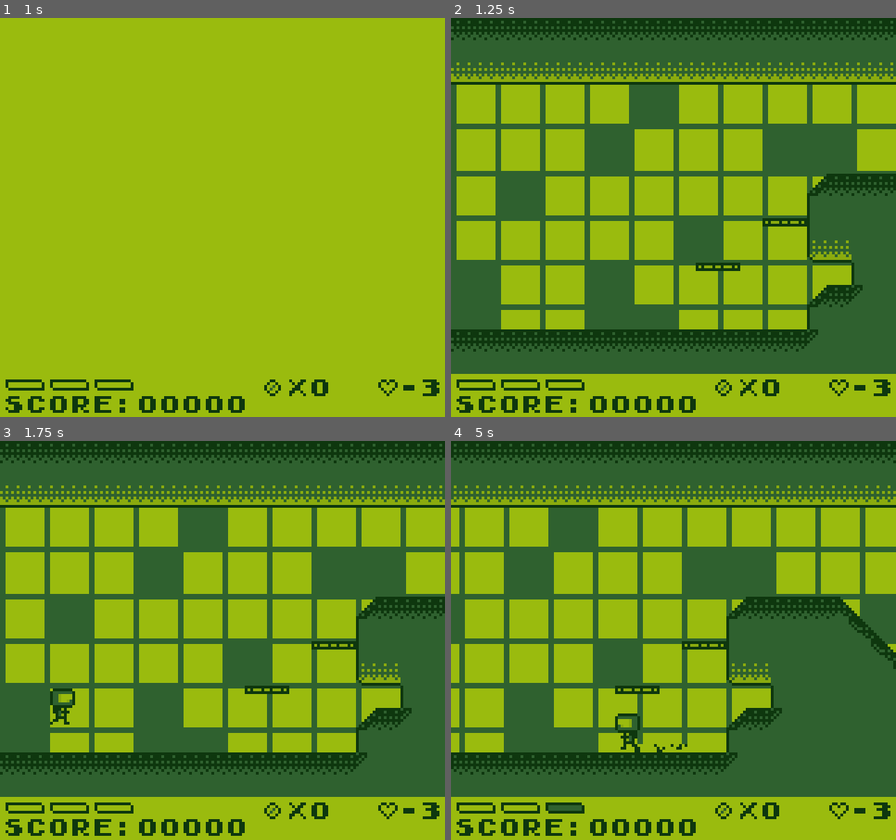
Above: before the commit, frames 1-4 (two rows, left to right).
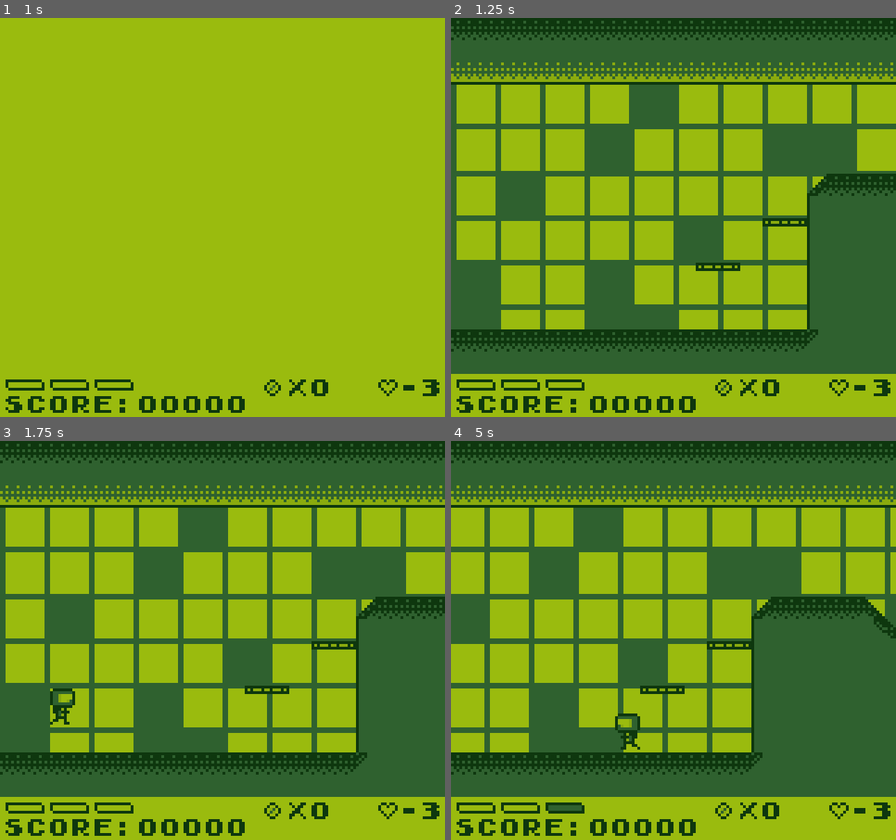
Above: after the commit, the same moments.

Repository: AlanRostem/TurboTrooper
Game: Godot game, scene res://scenes/main/Main.tscn
Same seed, same stepped clock (60 frames per second), same inputs: the game is played once before the commit and once after it. Sound files missing from this copy of the repository are replaced by a short silence.
Inputs:
- Up to frame 1 (1 s): tap Enter (pause) at 0.5 s; hold D (move_right) from 0.53 s (still down); tap S (aim_down) at 0.6 s; tap Space (jump) at 0.77 s
- Up to frame 2 (1.25 s): keep holding D (move_right)
- Up to frame 3 (1.75 s): keep holding D (move_right); tap W (aim_up) at 1.35 s; tap Space (jump) at 1.52 s
- Up to frame 4 (5 s): release D (move_right) at 2.03 s; hold A (move_left) 2.03-2.78 s; tap K (fire) at 2.1 s; hold D (move_right) 2.78-4.28 s; tap E (select) at 2.85 s; tap Space (jump) at 3.02, 3.77, 4.52 s; tap S (aim_down) at 3.6 s; hold A (move_left) from 4.28 s (still down); tap W (aim_up) at 4.35 s

Frame 1 is identical in both runs. In frame 2, 1.2% of the frame differs, in the area x 80-93%, y 55-73%; in frame 3, 1.2%; in frame 4, 24%, in the area x 0-100%, y 0-84%.

Commit message:
alright this should help

Diff:
--- a/project/scenes/game/GameHandler.gd
+++ b/project/scenes/game/GameHandler.gd
@@ -57,7 +57,7 @@
 		__saved_player_stats["checkpoint"] = null
 		__current_level.queue_free()
 	__current_level = level_scene.instance()
-	print(__current_level.name)
+#	print(__current_level.name)
 	__current_level.connect("ready", self, "_on_current_level_ready")
 	add_child(__current_level)
 	__current_level.set_player_stats(__saved_player_stats)
--- a/project/scenes/game/level/levels/TrainingLevel.tscn
+++ b/project/scenes/game/level/levels/TrainingLevel.tscn
@@ -12,10 +12,7 @@
 position = Vector2( 312, 112 )
 
 [node name="CustomTileMap" parent="GameWorld/Geometry" index="1"]
-tile_data = PoolIntArray( 131065, 7, 0, 131066, 7, 1, 131067 …(3446 unchanged characters)…  7, 65536, 786426, 7, 65538, 720912, 7, 131072, 720913, 7, 131073, 720914, 7, 5, 720915, 7, 65537, 720916, 7, 65537, 720917, 7, 65537, 720918, 7, 65537, 720919, 7, 65540, 720920, 7, 2, 720939, 7, 65536, 720940, 7, 65538, 851961, 7, 65536, 851962, 7, 65538, 786443, 8, 0, 786444, 8, 2, 786450, 7, 65536, 786451, 7, 65537, 786452, 7, 65537, 786453, 7, 65537, 786454, 7, 65537, 786455, 7, 65537, 786456, 7, 65540, 786457, 7, 2, 786475, 7, 65536, 786476, 7, 65538, 917497, 7, 65536, 917498, 7, 65538, 851984, 7, 0, 851985, 7, 1, 851986, 7, 65541, 851987, 7, 65537, 851988, 7, 65537, 85 …(4237 unchanged characters)…
-
-[node name="ArrowSprite" parent="GameWorld/EscapeArea" index="2"]
-frame = 1
+tile_data = PoolIntArray( 131065, 7, 0, 131066, 7, 1, 131067 …(3446 unchanged characters)…  7, 65536, 786426, 7, 65538, 720912, 7, 65536, 720913, 7, 65537, 720914, 7, 65537, 720915, 7, 65537, 720916, 7, 65537, 720917, 7, 65537, 720918, 7, 65537, 720919, 7, 65540, 720920, 7, 2, 720939, 7, 65536, 720940, 7, 65538, 851961, 7, 65536, 851962, 7, 65538, 786443, 8, 0, 786444, 8, 2, 786448, 7, 65536, 786449, 7, 65537, 786450, 7, 65537, 786451, 7, 65537, 786452, 7, 65537, 786453, 7, 65537, 786454, 7, 65537, 786455, 7, 65537, 786456, 7, 65540, 786457, 7, 2, 786475, 7, 65536, 786476, 7, 65538, 917497, 7, 65536, 917498, 7, 65538, 851984, 7, 65536, 851985, 7, 65537, 851986, 7, 65537, 851987, 7, 65537, 851988, 7, 65537, 85 …(4237 unchanged characters)…
 
 [node name="CheckPoint" parent="." index="6"]
 position = Vector2( 336, 112 )
--- a/project/scenes/game/world/entity/entities/player/components/state_machine/PlayerCrouchState.gd
+++ b/project/scenes/game/world/entity/entities/player/components/state_machine/PlayerCrouchState.gd
@@ -6,6 +6,8 @@
 	if player.is_roof_above():
 		if !player.is_moving_too_fast(MIN_SLIDE_UNDER_ROOF_SPEED):
 			player.set_velocity_x(MIN_SLIDE_UNDER_ROOF_SPEED * player.get_looking_vector().x)
+			if player.is_on_wall():
+				player.look_horizontally(-player.get_looking_vector().x)
 		return
 
 	player.apply_slide_friction(delta)
--- a/project/scenes/game/world/entity/entities/player/components/state_machine/PlayerSlideState.gd
+++ b/project/scenes/game/world/entity/entities/player/components/state_machine/PlayerSlideState.gd
@@ -3,7 +3,10 @@
 onready var __slide_sound = $SlideSound
 
 func movement_update(delta):
-	if player.is_roof_above(): return
+	if player.is_roof_above():
+		if player.is_on_wall():
+			parent_state_machine.transition_to("PlayerCrouchState")
+		return
 
 	var intended_dir = int(move_right) - int(move_left)
 	var move_dir = sign(player.get_velocity().x)
